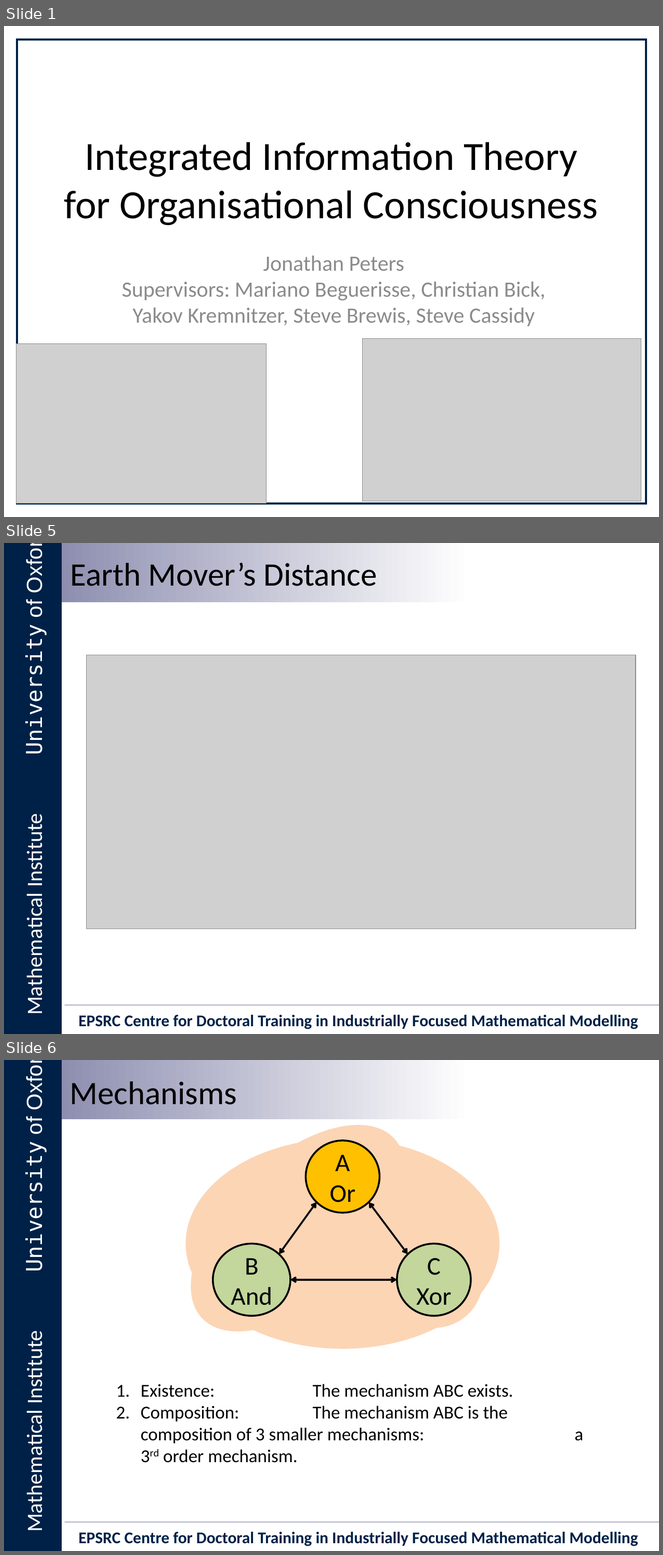
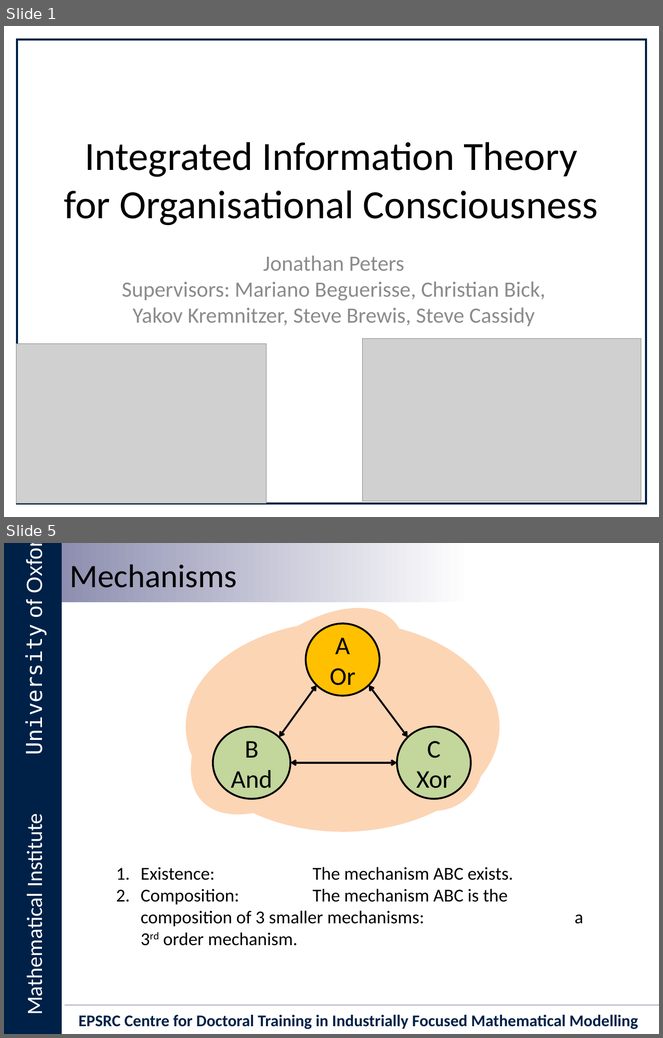
Before and after one commit to Ectheleon/IIT-Mini-Project, a slide deck: Writeup/Presentation/Integrated Information Theory for Organisational Consciousness.pptx. Shown one above the other, each under a label of ours: slides 1, 5 and 6 before the commit, slides 1 and 5 after it; the slides between them are not shown. The pictures are 663x1555 and 663x1038 pixels, drawn with LibreOffice and Linux fonts; fonts in the diff are those of the drawing; grey boxes stand for pictures; background and template pictures are left out. Boxes give left, top, right and bottom in pixels: in the first picture for what was removed or moved away, otherwise in the second. Text is boxed around its words. In the diff, an @@ line names an element or a change of style, - is before the commit and + after.

```diff
--- a/Writeup/Presentation/Integrated Information Theory for Organisational Consciousness.pptx
+++ b/Writeup/Presentation/Integrated Information Theory for Organisational Consciousness.pptx
@@ slide 5 removed at (x1=4, y1=543, x2=659, y2=1034), background #FFFFFF; not listed: 6 template elements that a slide beside it also shows @@
@@ text removed at (x1=71, y1=563, x2=377, y2=586) @@
-Earth Mover’s Distance
@@ picture removed at (x1=87, y1=655, x2=636, y2=929) @@
@@ what was slide 6 is now slide 5 @@
```
Also in this commit, not shown: 8 slides changed, 11 slides added, 12 other slides removed.
